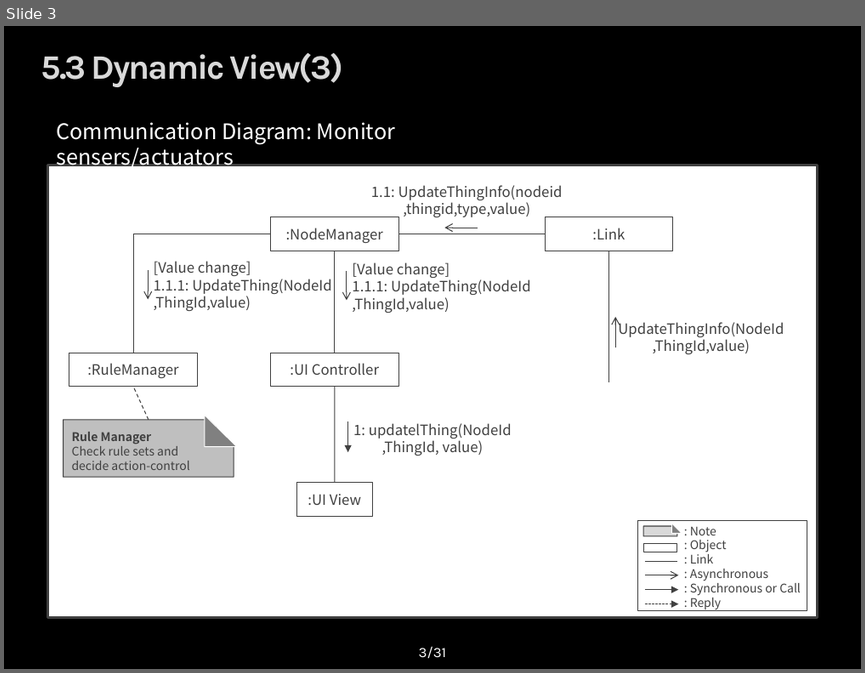
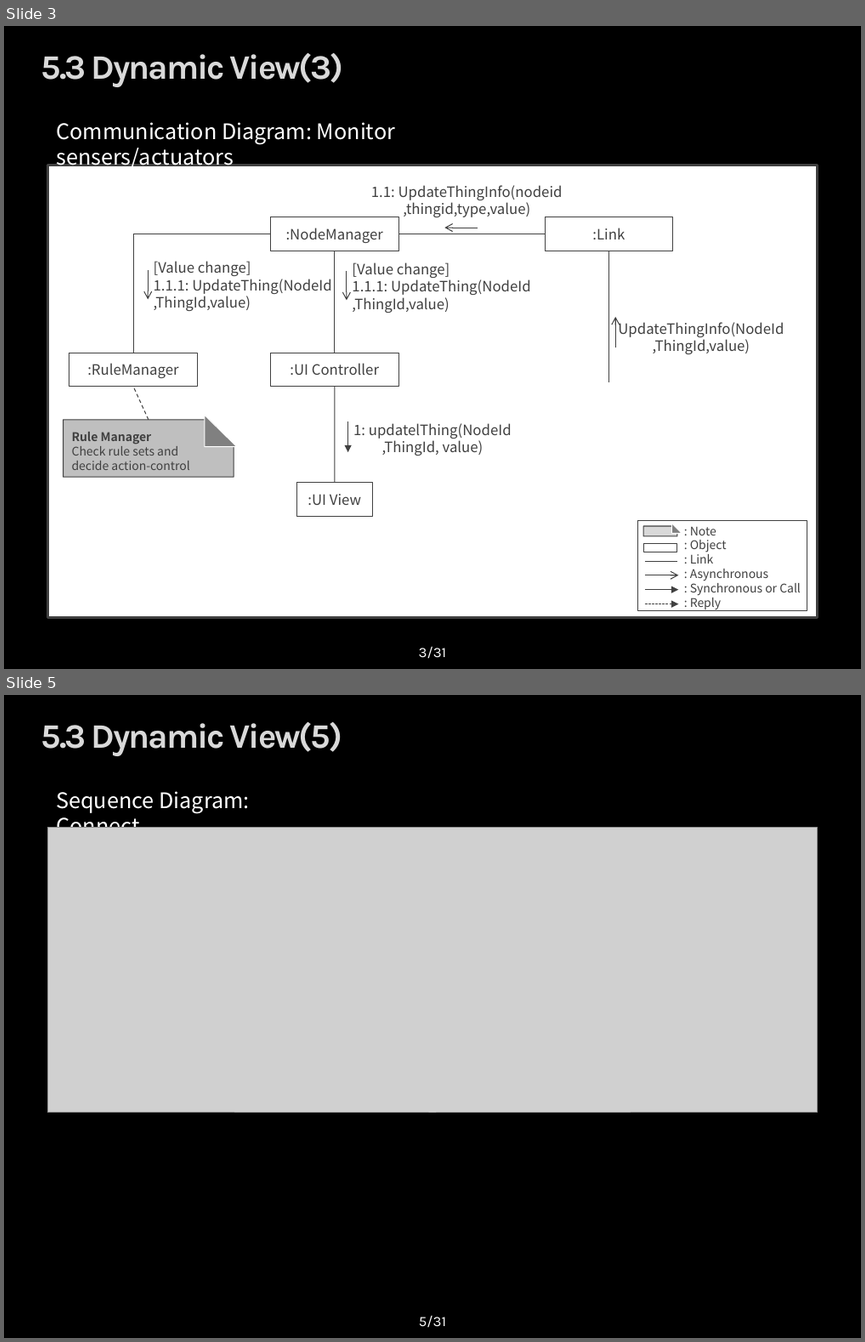
Before and after one commit to youkkwon/smarthome, a slide deck: doc/dynamic view 150616_communication_dgm.pptx. Shown one above the other, each under a label of ours: slide 3 before the commit, slides 3 and 5 after it; the slides between them are not shown. The pictures are 865x673 and 865x1342 pixels, drawn with LibreOffice and Linux fonts; fonts in the diff are those of the drawing; grey boxes stand for pictures; background and template pictures are left out. Boxes give left, top, right and bottom in pixels: in the first picture for what was removed or moved away, otherwise in the second. Text is boxed around its words. In the diff, an @@ line names an element or a change of style, - is before the commit and + after.

Commit message:
sequence diagram 추가

```diff
--- a/doc/dynamic view 150616_communication_dgm.pptx
+++ b/doc/dynamic view 150616_communication_dgm.pptx
@@ slide 5 added at (4,695,861,1338), background picture (left out) @@
@@ title added at (41,722,342,756), 28.8 pt, text gradient #F2F2F2 to #D9D9D9 to #595959, bold @@
+5.3 Dynamic View(5)
@@ text added at (56,791,249,839), 18 pt, text #FFFFFF @@
+Sequence Diagram: Connect
@@ picture added at (47,828,817,1113) @@
@@ page number added at (419,1315,446,1327), 12 pt, text #FFFFFF @@
+5/31
```
Also in this commit, not shown: 1 other slide added.
